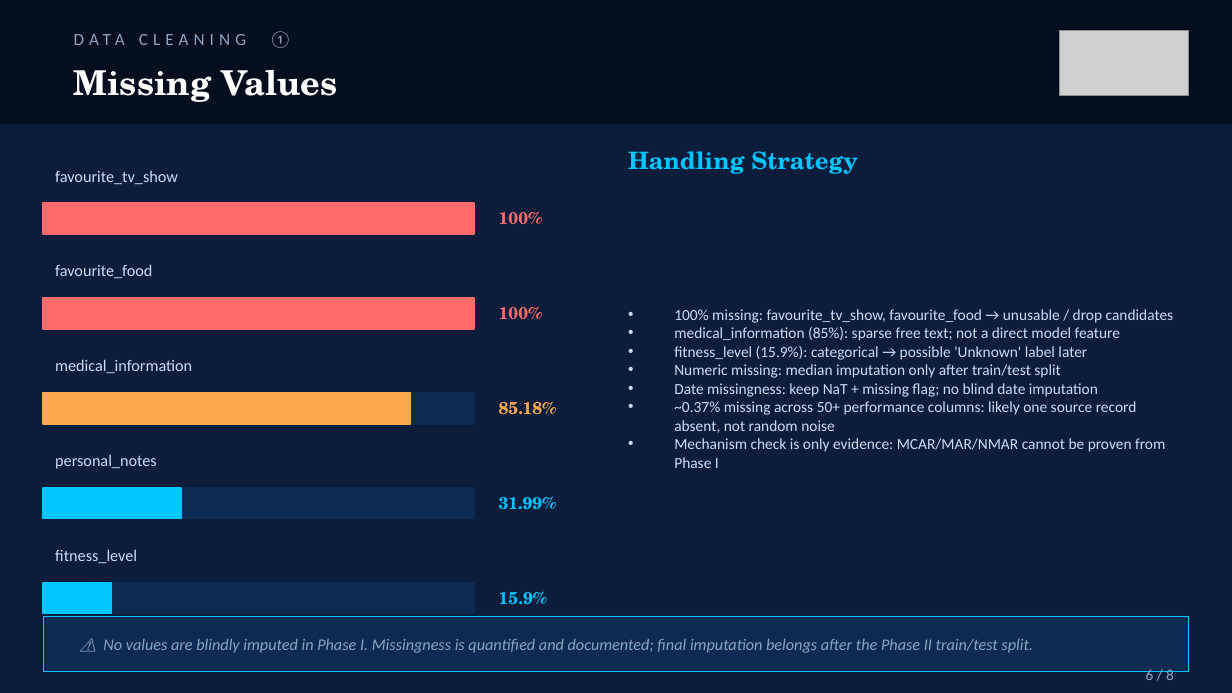
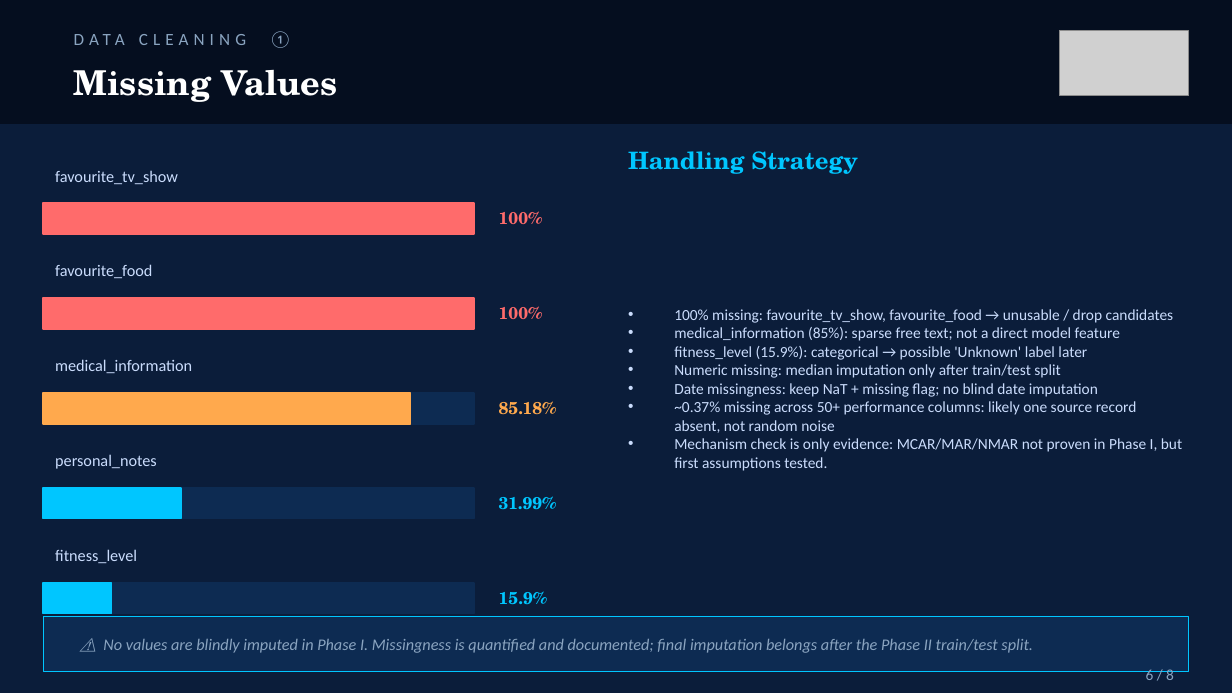
Before and after one commit to Upsitesdown/KDDM1, a slide deck: slide 7 of phase1_presentation_finalversion.pptx. Drawn at 1232x693 pixels with LibreOffice and Linux fonts; fonts in the diff are those of the drawing; grey boxes stand for pictures. Boxes give left, top, right and bottom in pixels: in the first picture for what was removed or moved away, otherwise in the second. Text is boxed around its words. In the diff, an @@ line names an element or a change of style, - is before the commit and + after.

```diff
--- a/phase1_presentation_finalversion.pptx
+++ b/phase1_presentation_finalversion.pptx
@@ text at <box>674,438,1182,471</box>: text changed @@
-• Mechanism check is only evidence: MCAR/MAR/NMAR cannot be proven from Phase I
+• Mechanism check is only evidence: MCAR/MAR/NMAR not proven in Phase I, but first assumptions tested.
```
Also in this commit, not shown: 1 other slide changed.
